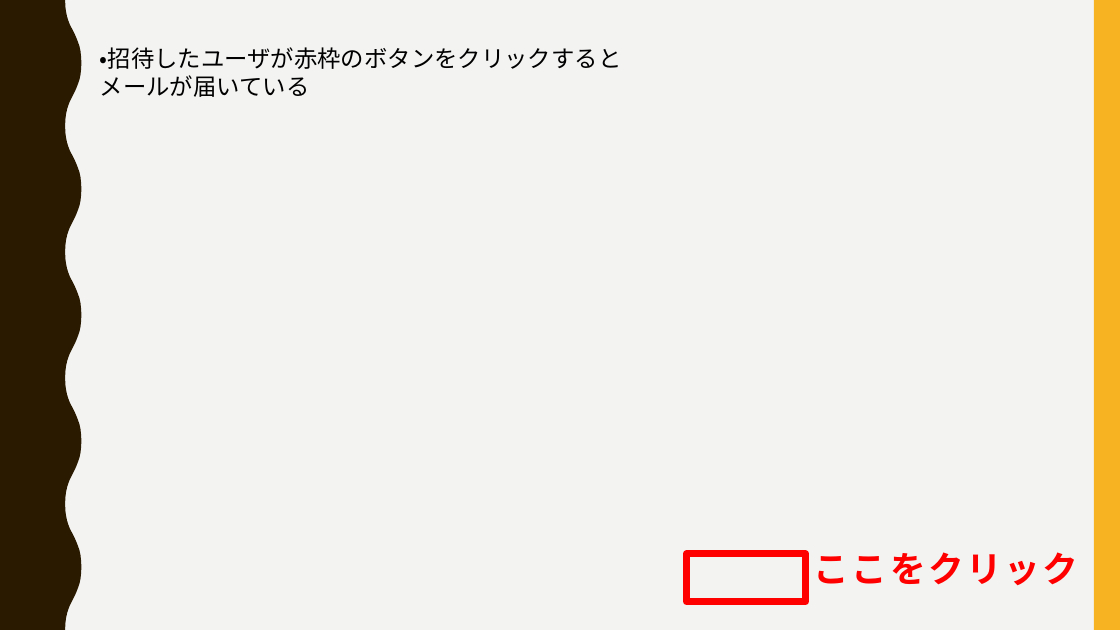
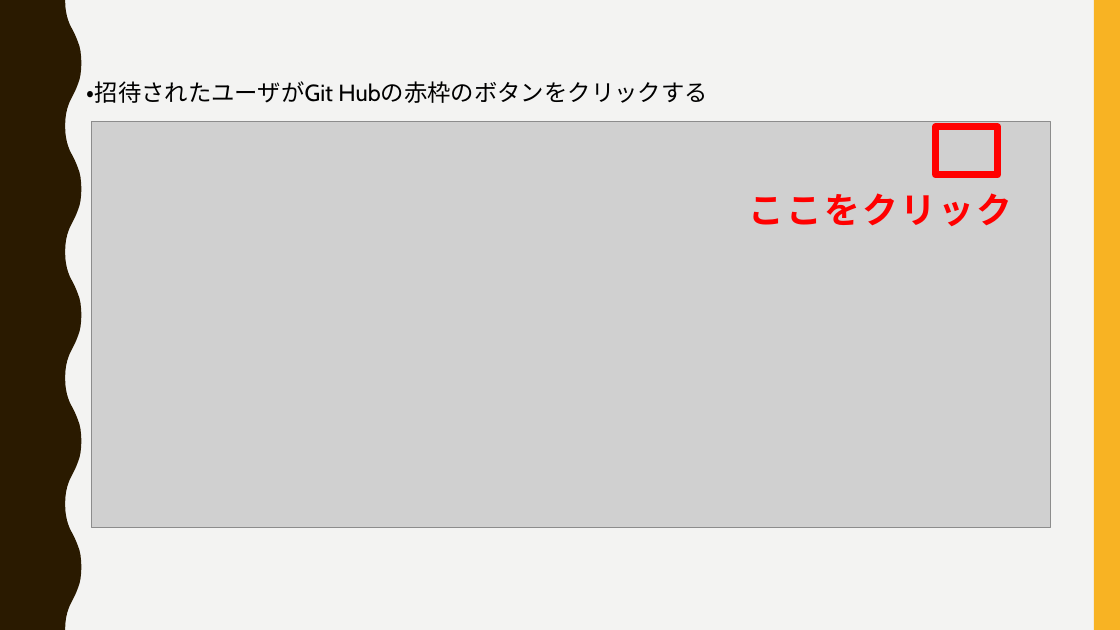
Before and after one commit to FIY24554/git_test, a slide deck: slide 31 of gitについて_加藤.pptx. Drawn at 1120x630 pixels with LibreOffice and Linux fonts; fonts in the diff are those of the drawing; grey boxes stand for pictures. Boxes give left, top, right and bottom in pixels: in the first picture for what was removed or moved away, otherwise in the second. Text is boxed around its words. In the diff, an @@ line names an element or a change of style, - is before the commit and + after.

Commit message:
7/3追加分

```diff
--- a/gitについて_加藤.pptx
+++ b/gitについて_加藤.pptx
@@ text at bbox=[87, 81, 708, 103]: text changed @@
-・招待したユーザが赤枠のボタンをクリックするとメールが届いている
+・招待されたユーザがGit Hubの赤枠のボタンをクリックする
@@ picture added at bbox=[92, 122, 1051, 528] @@
@@ rectangle: place and size @@
-rectangle at bbox=[686, 554, 806, 602]
+rectangle at bbox=[936, 127, 998, 175]
@@ text "ここをクリック": place and size @@
-text "ここをクリック" at bbox=[814, 552, 1078, 585]
+text "ここをクリック" at bbox=[748, 193, 1012, 226]
```
Also in this commit, not shown: 2 slides added.
